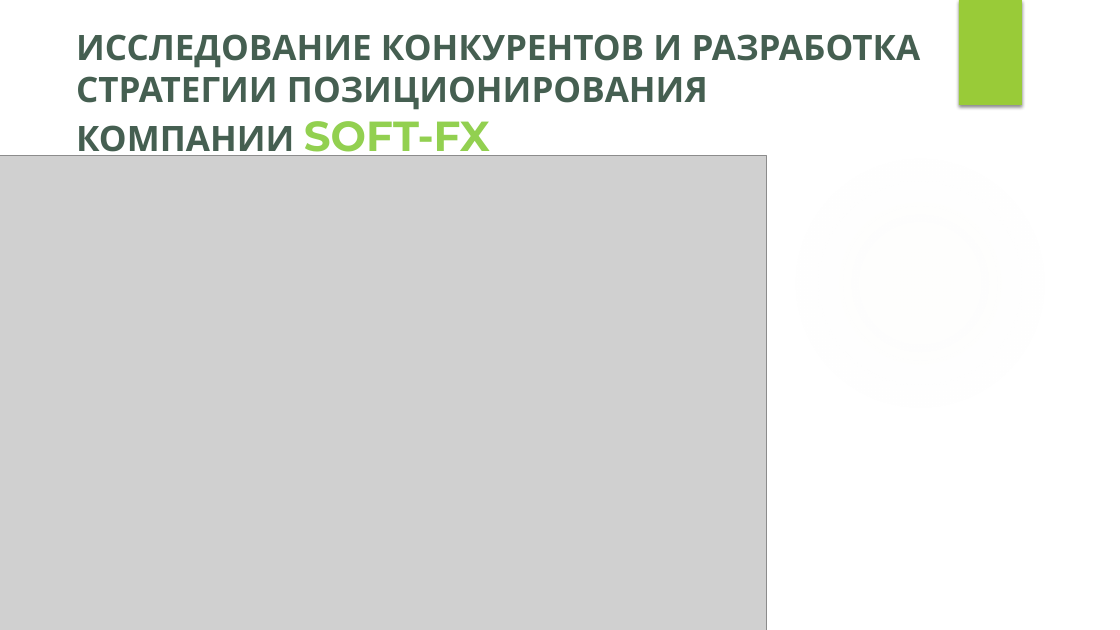
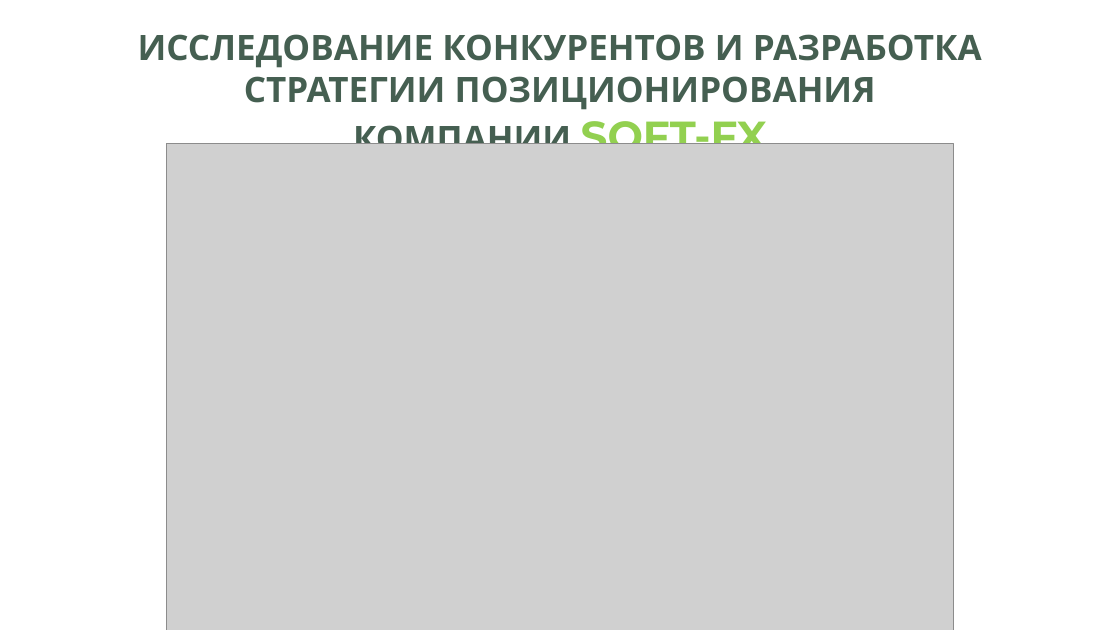
Before and after one commit to kharbacheuski/BSUIR_LABS, a slide deck: slide 1 of 5_term/МППиУ/SOFT_FX_PRES_2.pptx. Drawn at 1120x630 pixels with LibreOffice and Linux fonts; fonts in the diff are those of the drawing; grey boxes stand for pictures; background and template pictures are left out. Boxes give left, top, right and bottom in pixels: in the first picture for what was removed or moved away, otherwise in the second. Text is boxed around its words. In the diff, an @@ line names an element or a change of style, - is before the commit and + after.

```diff
--- a/5_term/МППиУ/SOFT_FX_PRES_2.pptx
+++ b/5_term/МППиУ/SOFT_FX_PRES_2.pptx
@@ title "ИССЛЕДОВАНИЕ КОНКУРЕНТОВ И РАЗРАБОТКА СТРАТЕГИИ ...": place and size @@
-title "ИССЛЕДОВАНИЕ КОНКУРЕНТОВ И РАЗРАБОТКА СТРАТЕГИИ ..." at [76,34,921,162]
+title "ИССЛЕДОВАНИЕ КОНКУРЕНТОВ И РАЗРАБОТКА СТРАТЕГИИ ..." at [138,34,982,144]
@@ title "ИССЛЕДОВАНИЕ КОНКУРЕНТОВ И РАЗРАБОТКА СТРАТЕГИИ ..." at [138,34,982,144]: alignment left to centre @@
@@ rectangle removed at [959,0,1022,105] @@
@@ picture: place and size @@
-picture at [0,155,766,630]
+picture at [166,144,953,630]
@@ ellipse removed at [791,154,1049,413] @@
```
Also in this commit, not shown: 2 other slides changed, 3 slides added, 1 slide removed, 4 other files.
